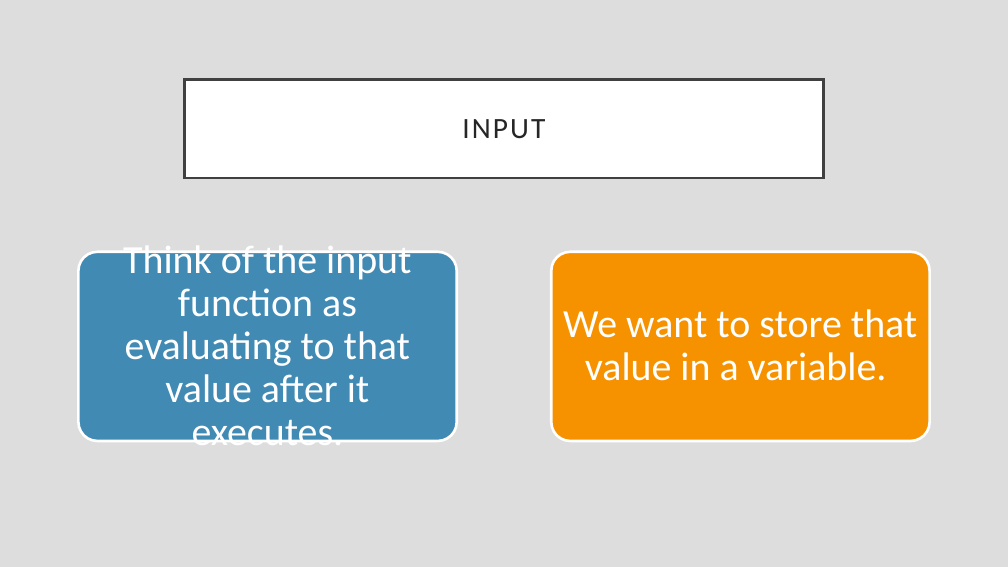
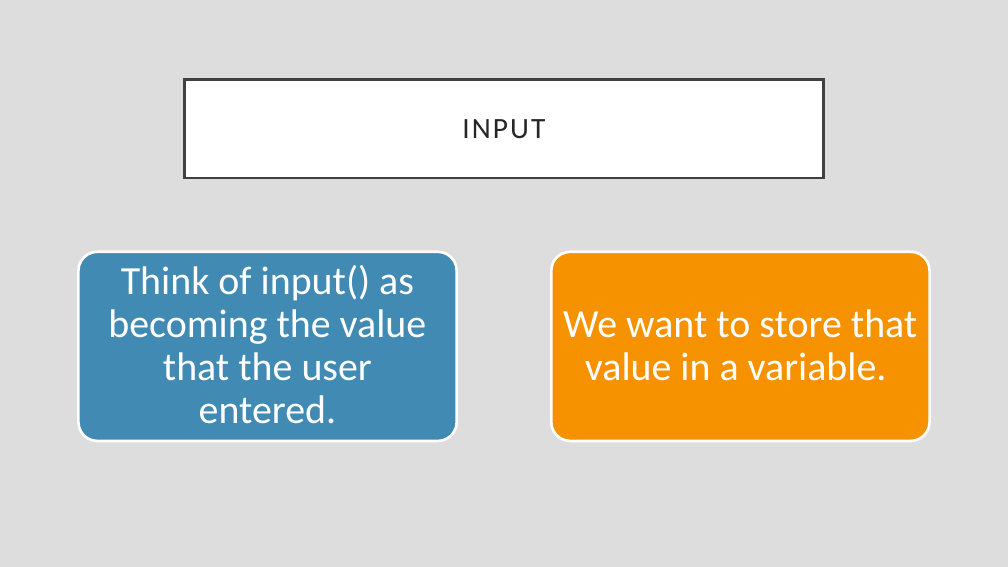
Before and after one commit to rsera/Junior-Knights, a slide deck: slide 26 of Python Day 1 IO.pptx. Drawn at 1008x567 pixels with LibreOffice and Linux fonts; fonts in the diff are those of the drawing. Boxes give left, top, right and bottom in pixels: in the first picture for what was removed or moved away, otherwise in the second. Text is boxed around its words. In the diff, an @@ line names an element or a change of style, - is before the commit and + after.

Commit message:
Update Python Day 1 IO.pptx
finished input

```diff
--- a/Python Day 1 IO.pptx
+++ b/Python Day 1 IO.pptx
@@ text at (108,265,426,424): text changed @@
-Think of the input function as evaluating to that value after it executes.
+Think of input() as becoming the value that the user entered.
```
Also in this commit, not shown: 4 other slides changed, 1 slide added.
